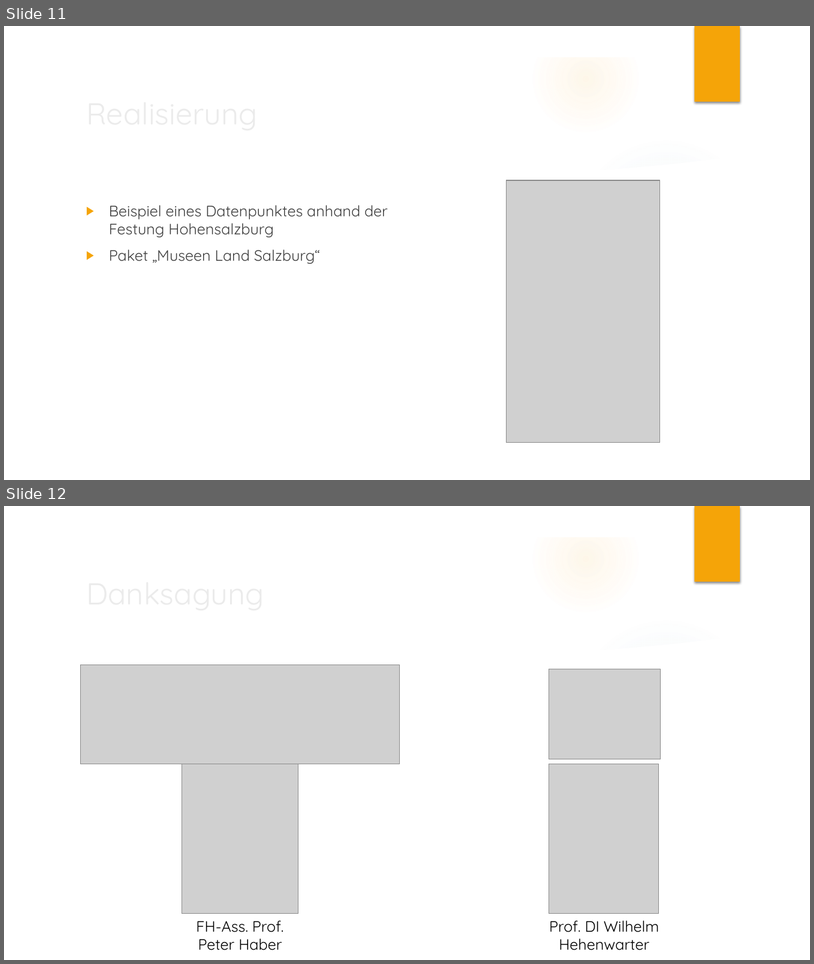
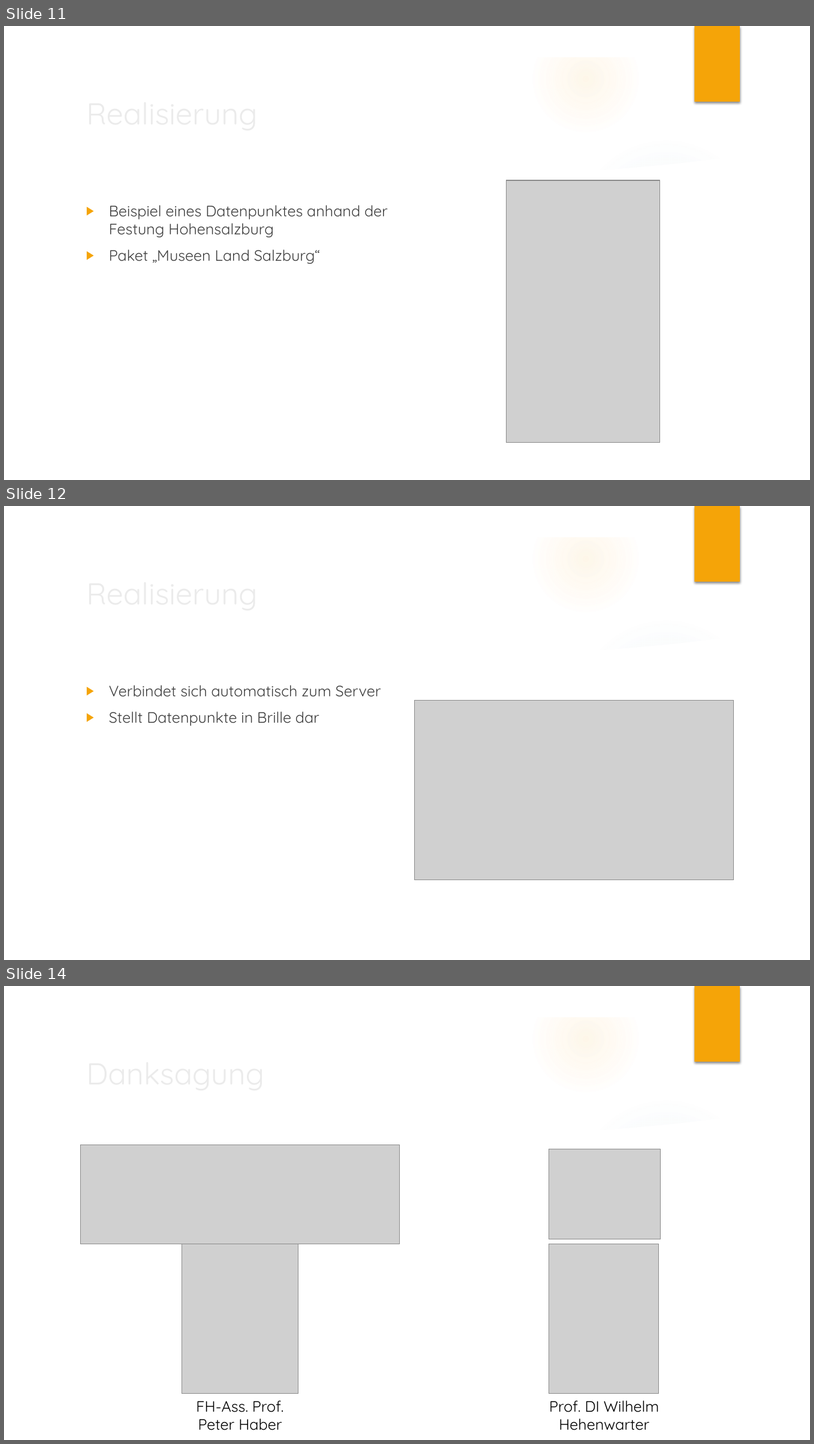
Before and after one commit to FerdinandBrunauer/Diplomarbeit, a slide deck: Planung/Präsentation/Präsentation.pptx. Shown one above the other, each under a label of ours: slides 11 and 12 before the commit, slides 11, 12 and 14 after it; the slides between them are not shown. The pictures are 814x964 and 814x1444 pixels, drawn with LibreOffice and Linux fonts; fonts in the diff are those of the drawing; grey boxes stand for pictures; background and template pictures are left out. Boxes give left, top, right and bottom in pixels: in the first picture for what was removed or moved away, otherwise in the second. Text is boxed around its words. In the diff, an @@ line names an element or a change of style, - is before the commit and + after.

```diff
--- a/Planung/Präsentation/Präsentation.pptx
+++ b/Planung/Präsentation/Präsentation.pptx
@@ slide 12 added at (4, 506, 810, 960), background picture (left out); not listed: 10 template elements that a slide beside it also shows @@
@@ title added at (80, 569, 660, 618), 36 pt, text #EBEBEB @@
+Realisierung
@@ text added at (109, 685, 381, 726), 18 pt, text #404040 @@
+▶ Verbindet sich automatisch zum Server
+▶ Stellt Datenpunkte in Brille dar
@@ picture added at (415, 700, 734, 880) @@
@@ what was slide 12 is now slide 14 @@
```
Also in this commit, not shown: 1 slide changed, 1 other slide added.
